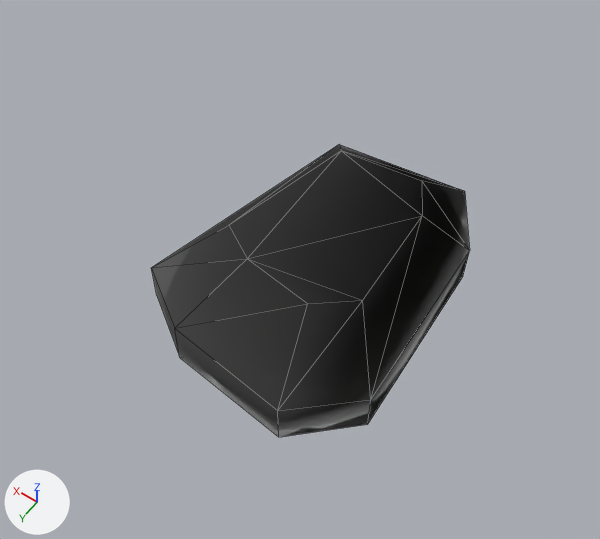
Renders of the FBX model unreal/Art/Export/Pickups/SM_Pickup_Gem_Emerald_1.fbx from each side of a commit.
Camera for both pictures: a 50 mm camera at (-0.0891, 0.1356, 0.2412) aimed at (0.0034, 0.006, 0.0376). Lighting does not change. The marker at lower left points along +X, +Y and +Z. The picture after the commit comes second. Mesh edges are drawn as thin lines.

Script lines for the objects in view, before the commit:
```python
me_sm_pickup_gem_emerald_1 = bpy.data.meshes.new('SM_Pickup_Gem_Emerald_1')
me_sm_pickup_gem_emerald_1.from_pydata(...)  # 44 vertices, 66 faces; spans x -0.0399..0.0396, y -0.0506..0.0512, z -0.013..0.058
# faces by material slot: [33, 33]
me_sm_pickup_gem_emerald_1.materials.append(mat_mi_af_toon_pickups)  # white #e7e7e7
me_sm_pickup_gem_emerald_1.materials.append(mat_m_af_outline)  # white #e7e7e7
ob_sm_pickup_gem_emerald_1 = bpy.data.objects.new('SM_Pickup_Gem_Emerald_1', me_sm_pickup_gem_emerald_1)
ob_sm_pickup_gem_emerald_1.location = (0.0, 0.0, 0.0)
```
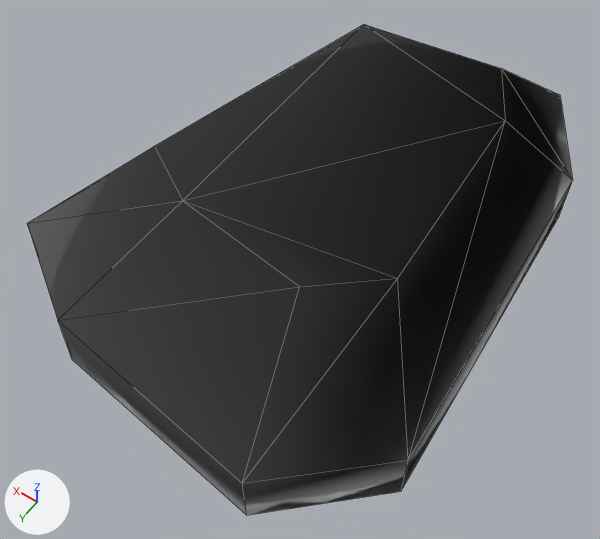
Patch to the scene script:
```diff
--- a/unreal/Art/Export/Pickups/SM_Pickup_Gem_Emerald_1.fbx.py
+++ b/unreal/Art/Export/Pickups/SM_Pickup_Gem_Emerald_1.fbx.py
@@ me_sm_pickup_gem_emerald_1 @@
-me_sm_pickup_gem_emerald_1.from_pydata(...)  # 44 vertices, 66 faces; spans x -0.0399..0.0396, y -0.0506..0.0512, z -0.013..0.058
-me_sm_pickup_gem_emerald_1.vertices[22].co = (-0.0231, -0.0505, 0.026)
-me_sm_pickup_gem_emerald_1.vertices[23].co = (0.0231, -0.0451, 0.0263)
-me_sm_pickup_gem_emerald_1.vertices[24].co = (0.0231, -0.0449, 0.0403)  # pixel (339, 144)
-me_sm_pickup_gem_emerald_1.vertices[25].co = (-0.0231, -0.0506, 0.0404)  # pixel (464, 191)
-me_sm_pickup_gem_emerald_1.vertices[26].co = (0.0114, -0.0276, 0.0574)  # pixel (341, 150)
-me_sm_pickup_gem_emerald_1.vertices[27].co = (-0.0158, -0.0309, 0.0574)  # pixel (421, 180)
-me_sm_pickup_gem_emerald_1.vertices[29].co = (0.0396, 0.0342, 0.0263)  # pixel (156, 295)
-me_sm_pickup_gem_emerald_1.vertices[30].co = (0.0393, 0.034, 0.0407)  # pixel (151, 267)
-me_sm_pickup_gem_emerald_1.vertices[31].co = (0.0208, 0.0174, 0.0576)  # pixel (228, 225)
-me_sm_pickup_gem_emerald_1.vertices[32].co = (0.0187, 0.0473, 0.0258)  # pixel (179, 357)
-me_sm_pickup_gem_emerald_1.vertices[33].co = (0.0186, 0.047, 0.0413)  # pixel (174, 328)
-me_sm_pickup_gem_emerald_1.vertices[34].co = (0.0085, 0.0245, 0.058)  # pixel (247, 258)
-me_sm_pickup_gem_emerald_1.vertices[35].co = (-0.0215, 0.0512, 0.0258)  # pixel (278, 437)
-me_sm_pickup_gem_emerald_1.vertices[36].co = (-0.0214, 0.051, 0.041)  # pixel (277, 410)
-me_sm_pickup_gem_emerald_1.vertices[37].co = (-0.0144, 0.0273, 0.0579)  # pixel (307, 303)
-me_sm_pickup_gem_emerald_1.vertices[38].co = (-0.0399, 0.0332, 0.0261)  # pixel (367, 424)
-me_sm_pickup_gem_emerald_1.vertices[39].co = (-0.0398, 0.0333, 0.0404)  # pixel (370, 399)
-me_sm_pickup_gem_emerald_1.vertices[40].co = (-0.0256, 0.0173, 0.0572)  # pixel (362, 300)
-me_sm_pickup_gem_emerald_1.vertices[41].co = (-0.0363, -0.0294, 0.0264)  # pixel (462, 276)
-me_sm_pickup_gem_emerald_1.vertices[42].co = (-0.0364, -0.0294, 0.0397)  # pixel (469, 250)
-me_sm_pickup_gem_emerald_1.vertices[43].co = (-0.0232, -0.0189, 0.0572)  # pixel (422, 215)
+me_sm_pickup_gem_emerald_1.from_pydata(...)  # 44 vertices, 66 faces; spans x -0.0615..0.0612, y -0.0806..0.0812, z -0.013..0.0922
+# me_sm_pickup_gem_emerald_1 part 1
+me_sm_pickup_gem_emerald_1.vertices[22].co = (-0.0363, -0.0805, 0.0494)
+me_sm_pickup_gem_emerald_1.vertices[23].co = (0.0344, -0.0721, 0.0497)
+me_sm_pickup_gem_emerald_1.vertices[24].co = (0.0345, -0.0719, 0.0667)
+me_sm_pickup_gem_emerald_1.vertices[25].co = (-0.0363, -0.0806, 0.0668)  # pixel (560, 95)
+me_sm_pickup_gem_emerald_1.vertices[26].co = (0.017, -0.0455, 0.0916)  # pixel (363, 24)
+me_sm_pickup_gem_emerald_1.vertices[27].co = (-0.0255, -0.0507, 0.0916)  # pixel (501, 68)
+me_sm_pickup_gem_emerald_1.vertices[29].co = (0.0612, 0.0558, 0.0497)
+me_sm_pickup_gem_emerald_1.vertices[30].co = (0.0609, 0.0556, 0.0671)  # pixel (27, 223)
+me_sm_pickup_gem_emerald_1.vertices[31].co = (0.0327, 0.0296, 0.0918)  # pixel (154, 146)
+me_sm_pickup_gem_emerald_1.vertices[32].co = (0.0301, 0.0743, 0.0492)  # pixel (72, 359)
+me_sm_pickup_gem_emerald_1.vertices[33].co = (0.03, 0.074, 0.0677)  # pixel (57, 320)
+me_sm_pickup_gem_emerald_1.vertices[34].co = (0.014, 0.04, 0.0922)  # pixel (182, 200)
+me_sm_pickup_gem_emerald_1.vertices[35].co = (-0.0347, 0.0812, 0.0492)  # pixel (246, 515)
+me_sm_pickup_gem_emerald_1.vertices[36].co = (-0.0346, 0.081, 0.0674)  # pixel (242, 483)
+me_sm_pickup_gem_emerald_1.vertices[37].co = (-0.0241, 0.0447, 0.0921)  # pixel (299, 286)
+me_sm_pickup_gem_emerald_1.vertices[38].co = (-0.0615, 0.0548, 0.0495)  # pixel (401, 491)
+me_sm_pickup_gem_emerald_1.vertices[39].co = (-0.0614, 0.0549, 0.0668)  # pixel (408, 460)
+me_sm_pickup_gem_emerald_1.vertices[40].co = (-0.0405, 0.0295, 0.0914)  # pixel (397, 278)
+me_sm_pickup_gem_emerald_1.vertices[41].co = (-0.0549, -0.0488, 0.0498)  # pixel (558, 217)
+me_sm_pickup_gem_emerald_1.vertices[42].co = (-0.055, -0.0488, 0.0661)  # pixel (572, 180)
+me_sm_pickup_gem_emerald_1.vertices[43].co = (-0.0362, -0.0322, 0.0914)  # pixel (505, 120)
+# other edits to the shape of me_sm_pickup_gem_emerald_1 do not show in these pictures
 me_sm_pickup_gem_emerald_1.materials.append(mat_mi_af_toon_pickups)
```

Changed parts and their boxes [x1, y1, x2, y2] in the pictures (600 x 539 px):
'SM_Pickup_Gem_Emerald_1', reshaped (71% wider, 68% taller)
    before: [151, 145, 470, 437]
    after: [27, 25, 573, 515]
